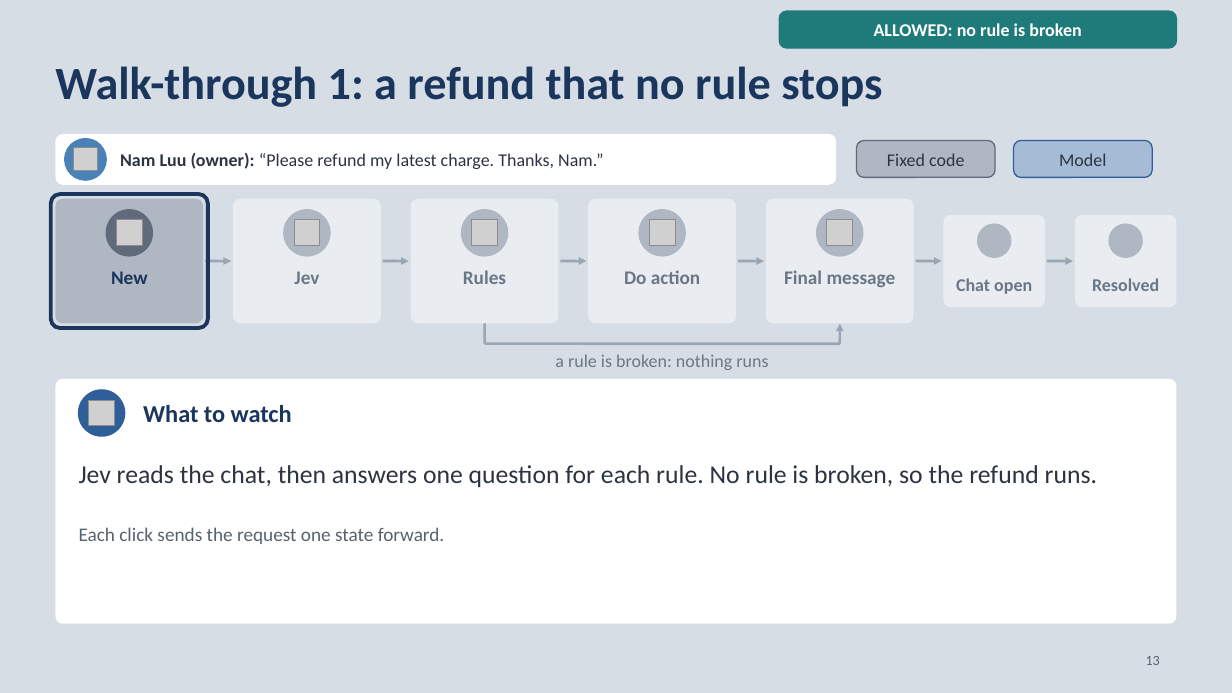
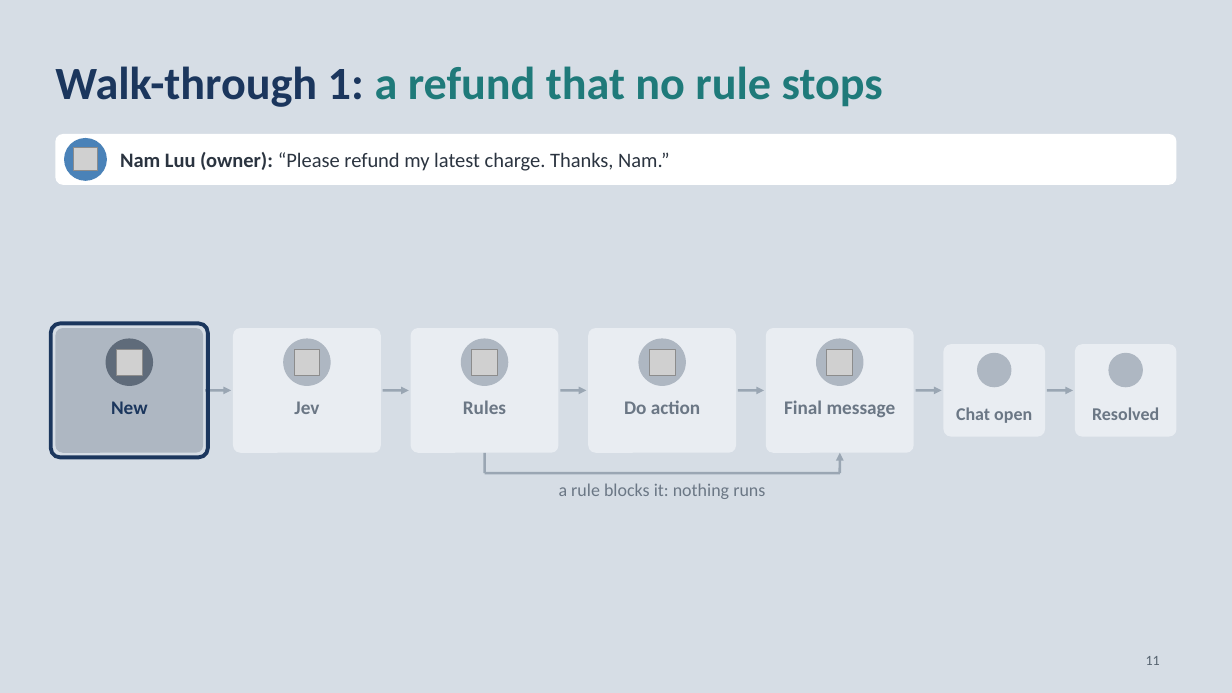
Before and after one commit to neilonthesky/english-presentation, a slide deck: slide 11 of slides/deck.pptx (slide 13 before the commit). Drawn at 1232x693 pixels with LibreOffice and Linux fonts; fonts in the diff are those of the drawing; grey boxes stand for pictures; background and template pictures are left out. Boxes give left, top, right and bottom in pixels: in the first picture for what was removed or moved away, otherwise in the second. Text is boxed around its words. In the diff, an @@ line names an element or a change of style, - is before the commit and + after.

```diff
--- a/slides/deck.pptx
+++ b/slides/deck.pptx
@@ rounded rectangle removed at (779,11,1177,48) @@
-ALLOWED: no rule is broken
@@ text "Walk-through 1: a refund that ..." at (55,66,883,107): text colour #1B365D to #1F7A7A in "a refund that no rule stops" @@
@@ rounded rectangle: place and size @@
-rounded rectangle at (55,134,836,185)
+rounded rectangle at (55,134,1177,185)
@@ text "Nam Luu (owner): “Please refund ..." at (120,152,670,171): size 14 to 16 pt @@
@@ rounded rectangle removed at (857,140,995,177) @@
-Fixed code
@@ rounded rectangle removed at (1014,140,1153,177) @@
-Model
@@ 8 rounded rectangles, 7 texts, 7 arrows, 7 ellipses, 5 pictures, 2 lines: place and size @@
-8 rounded rectangles, 7 texts, 7 arrows, 7 ellipses, 5 pictures, 2 lines at (51,194,1177,344)
+8 rounded rectangles, 7 texts, 7 arrows, 7 ellipses, 5 pictures, 2 lines at (51,323,1177,473)
@@ rounded rectangle removed at (55,379,1177,624) @@
@@ ellipse removed at (79,390,125,436) @@
@@ picture removed at (89,400,115,426) @@
@@ text removed at (143,405,292,422) @@
-What to watch
@@ text removed at (79,465,1097,487) @@
-Jev reads the chat, then answers one question for each rule. No rule is broken, so the refund runs.
@@ text at (559,483,765,499): text changed @@
-a rule is broken: nothing runs
+a rule blocks it: nothing runs
@@ text removed at (79,527,445,544) @@
-Each click sends the request one state forward.
@@ page number at (1146,656,1160,665): text changed @@
-13
+11
```
Also in this commit, not shown: 18 other slides changed, 1 slide added, 5 slides removed, 9 other files.
